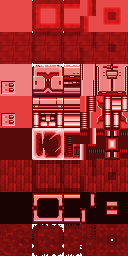
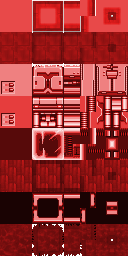
Layer changes from the first w=128, h=256 image to the second:
painted on "tiles-01.png" over [32, 0, 113, 32]
